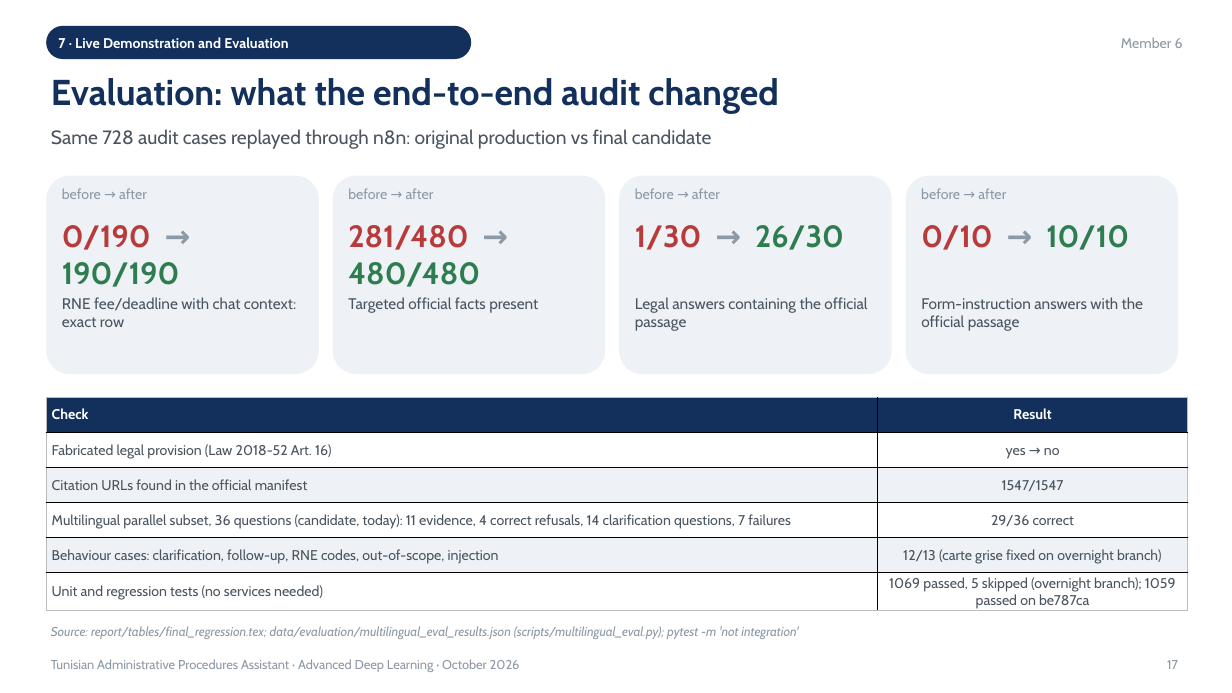
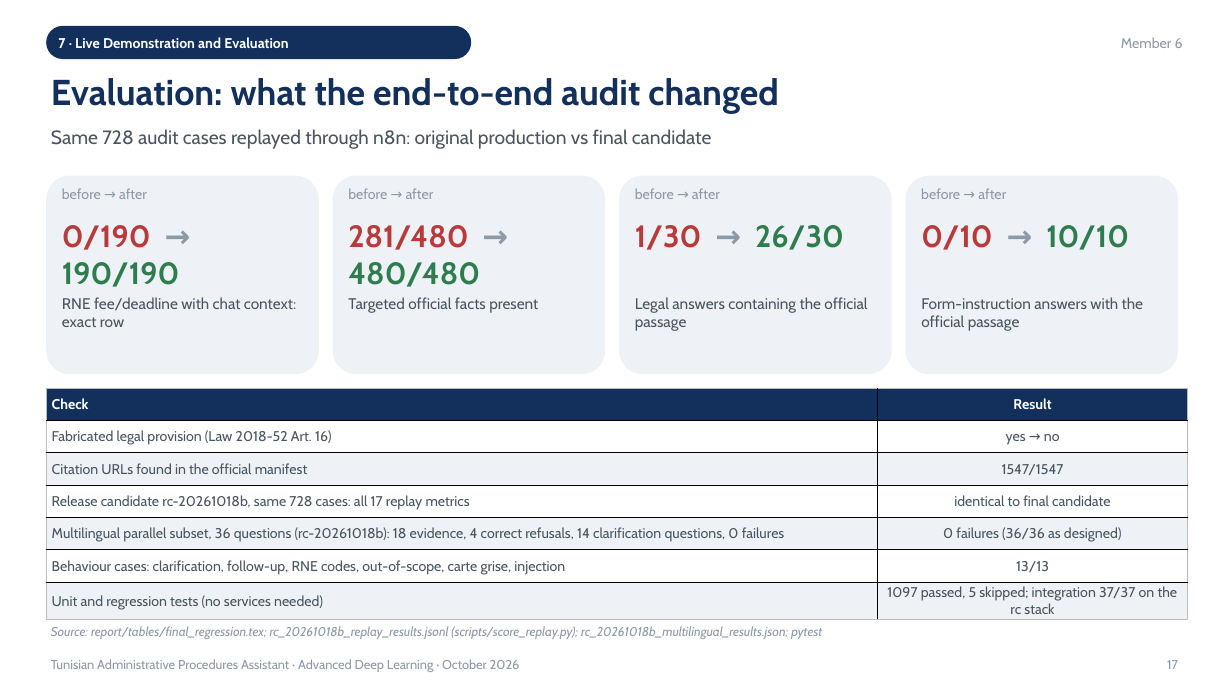
Before and after one commit to EyaLaourine/tunisian-administrative-procedures-assistant, a slide deck: slide 17 of presentation/FINAL_PRESENTATION.pptx. Drawn at 1232x693 pixels with LibreOffice and Linux fonts; fonts in the diff are those of the drawing. Boxes give left, top, right and bottom in pixels: in the first picture for what was removed or moved away, otherwise in the second. Text is boxed around its words. In the diff, an @@ line names an element or a change of style, - is before the commit and + after.

```diff
--- a/presentation/FINAL_PRESENTATION.pptx
+++ b/presentation/FINAL_PRESENTATION.pptx
@@ table at bbox=[46, 388, 1188, 618] @@
-row 4: Multilingual parallel subset, 36 questions (candidate, today): 11 evidence, 4 correct refusals, 14 clarification questions, 7 failures | 29/36 correct
-row 5: Behaviour cases: clarification, follow-up, RNE codes, out-of-scope, injection | 12/13 (carte grise fixed on overnight branch)
-row 6: Unit and regression tests (no services needed) | 1069 passed, 5 skipped (overnight branch); 1059 passed on be787ca
+row 4: Release candidate rc-20261018b, same 728 cases: all 17 replay metrics | identical to final candidate
+row 5: Multilingual parallel subset, 36 questions (rc-20261018b): 18 evidence, 4 correct refusals, 14 clarification questions, 0 failures | 0 failures (36/36 as designed)
+row 6: Behaviour cases: clarification, follow-up, RNE codes, out-of-scope, carte grise, injection | 13/13
+row 7: Unit and regression tests (no services needed) | 1097 passed, 5 skipped; integration 37/37 on the rc stack
@@ table: place and size @@
-table at bbox=[46, 397, 1188, 613]
+table at bbox=[46, 388, 1188, 618]
@@ text at bbox=[51, 626, 822, 639]: text changed @@
-Source: report/tables/final_regression.tex; data/evaluation/multilingual_eval_results.json (scripts/multilingual_eval.py); pytest -m 'not integration'
+Source: report/tables/final_regression.tex; rc_20261018b_replay_results.jsonl (scripts/score_replay.py); rc_20261018b_multilingual_results.json; pytest
```
Also in this commit, not shown: 2 other slides changed, 19 other files.
